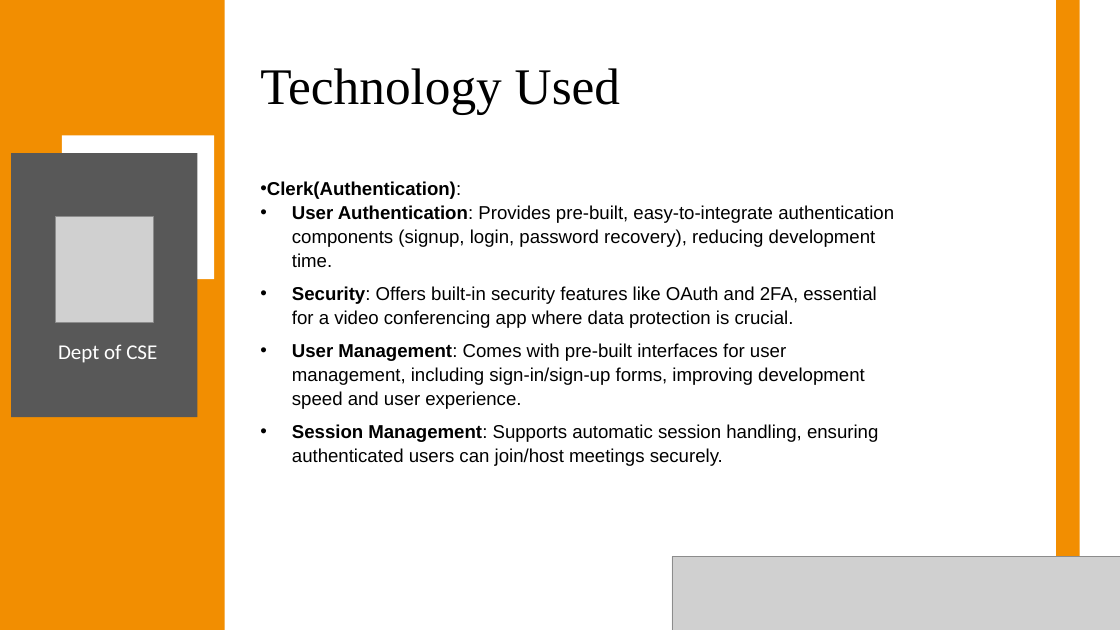
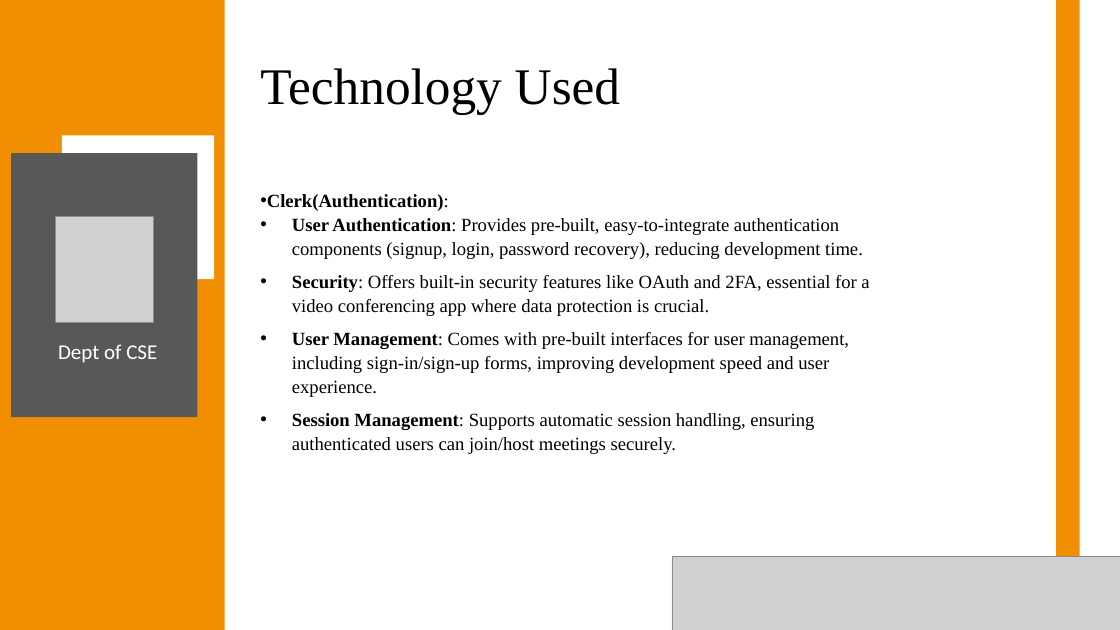
Before and after one commit to Anish202020/7th-Semester, a slide deck: slide 10 of Report & PPT/Project Work/Ppt/Callify Synopsis.pptx (slide 9 before the commit). Drawn at 1120x630 pixels with LibreOffice and Linux fonts; fonts in the diff are those of the drawing; grey boxes stand for pictures. Boxes give left, top, right and bottom in pixels: in the first picture for what was removed or moved away, otherwise in the second. Text is boxed around its words. In the diff, an @@ line names an element or a change of style, - is before the commit and + after.

```diff
--- a/Report & PPT/Project Work/Ppt/Callify Synopsis.pptx
+++ b/Report & PPT/Project Work/Ppt/Callify Synopsis.pptx
@@ text "Clerk(Authentication):": place and size @@
-text "Clerk(Authentication):" at [267,181,894,466]
+text "Clerk(Authentication):" at [267,194,869,454]
@@ text "Clerk(Authentication):" at [267,194,869,454]: font Arial to Times New Roman @@
```
Also in this commit, not shown: 6 other slides changed, 1 slide added, 3 other files.
